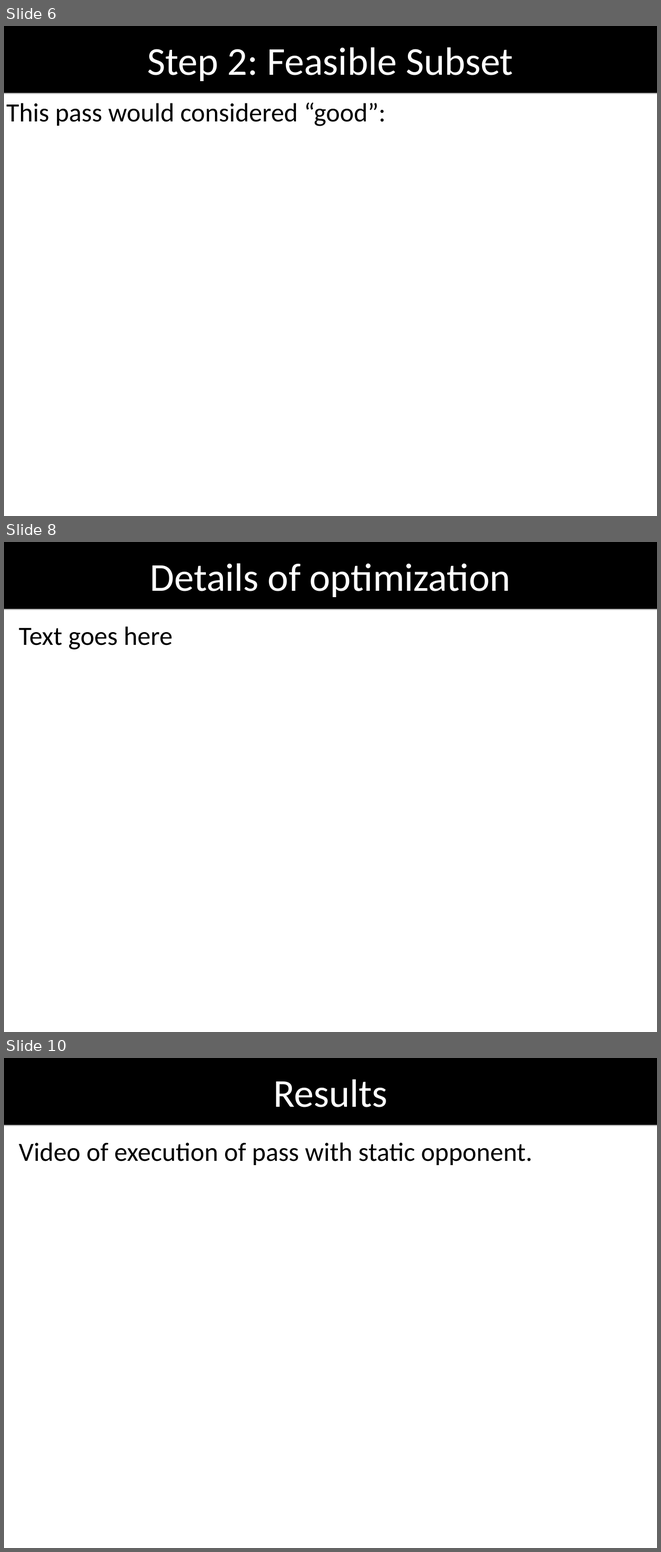
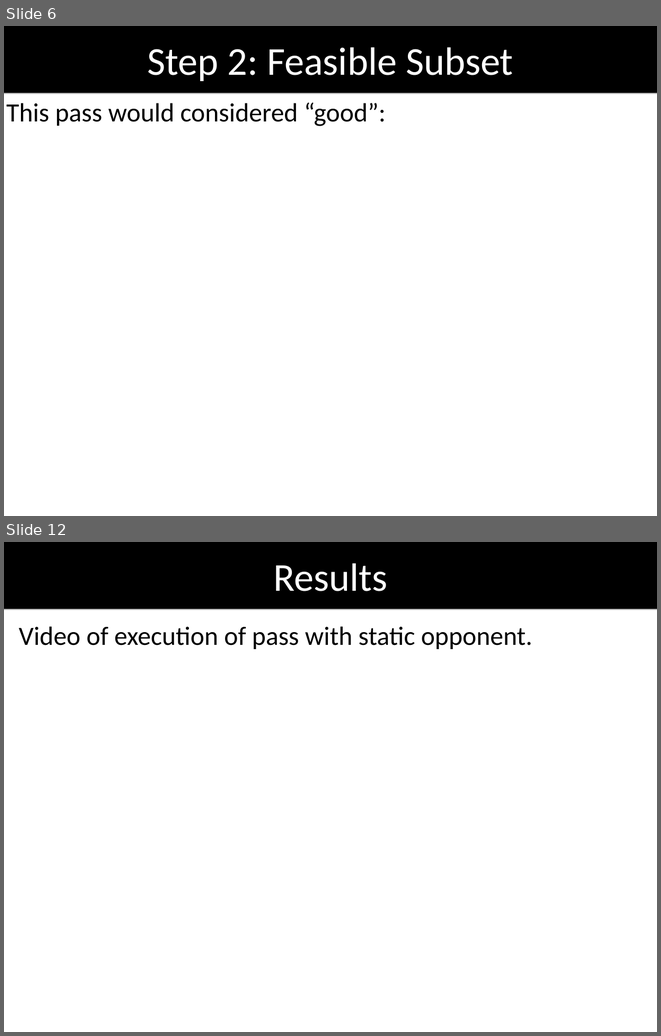
Before and after one commit to oarslan3/gt-cs-rip-projects, a slide deck: final/finalPresentation.odp. Shown one above the other, each under a label of ours: slides 6, 8 and 10 before the commit, slides 6 and 12 after it; the slides between them are not shown. The pictures are 661x1552 and 661x1036 pixels, drawn with LibreOffice and Linux fonts; fonts in the diff are those of the drawing; background and template pictures are left out. Boxes give left, top, right and bottom in pixels: in the first picture for what was removed or moved away, otherwise in the second. Text is boxed around its words. In the diff, an @@ line names an element or a change of style, - is before the commit and + after.

```diff
--- a/final/finalPresentation.odp
+++ b/final/finalPresentation.odp
@@ slide 8 removed at box(4, 542, 657, 1032), background #FFFFFF @@
@@ title removed at box(4, 542, 657, 608) @@
-Details of optimization
@@ text removed at box(19, 626, 173, 650) @@
-Text goes here
@@ what was slide 10 is now slide 12 @@
```
Also in this commit, not shown: 6 slides changed, 6 slides added, 1 other slide removed, 4 other files.
